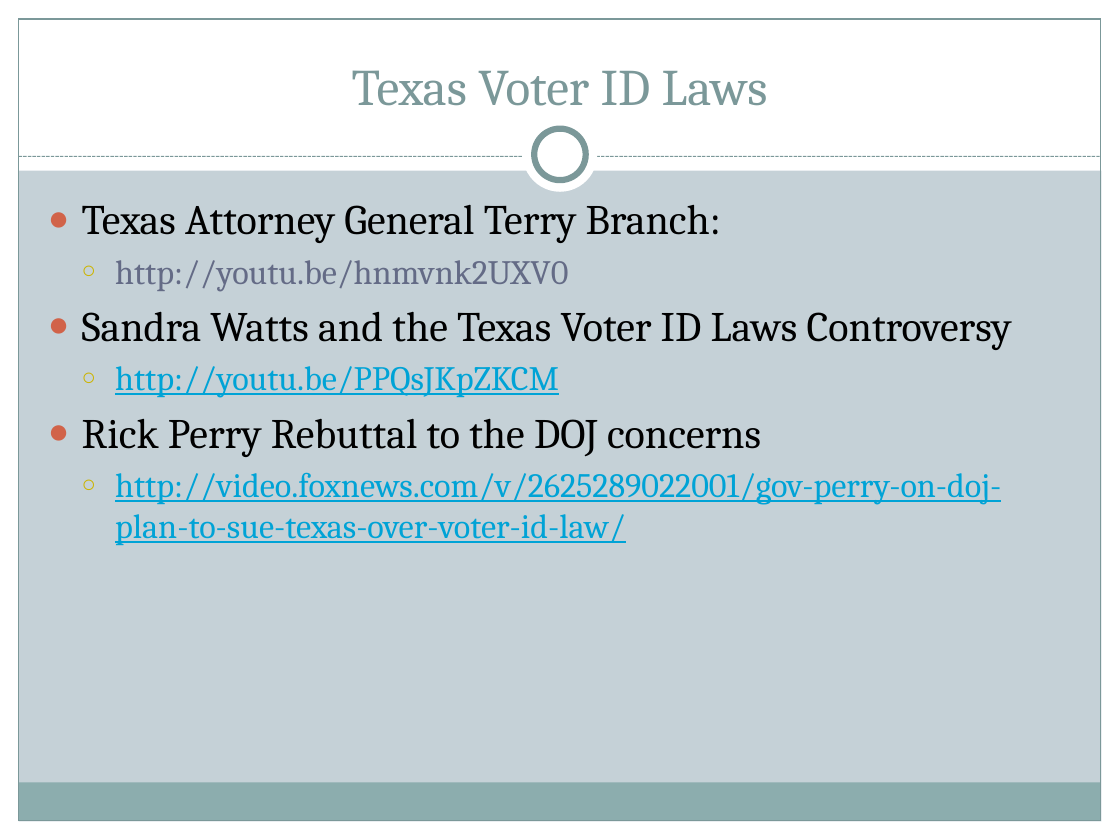
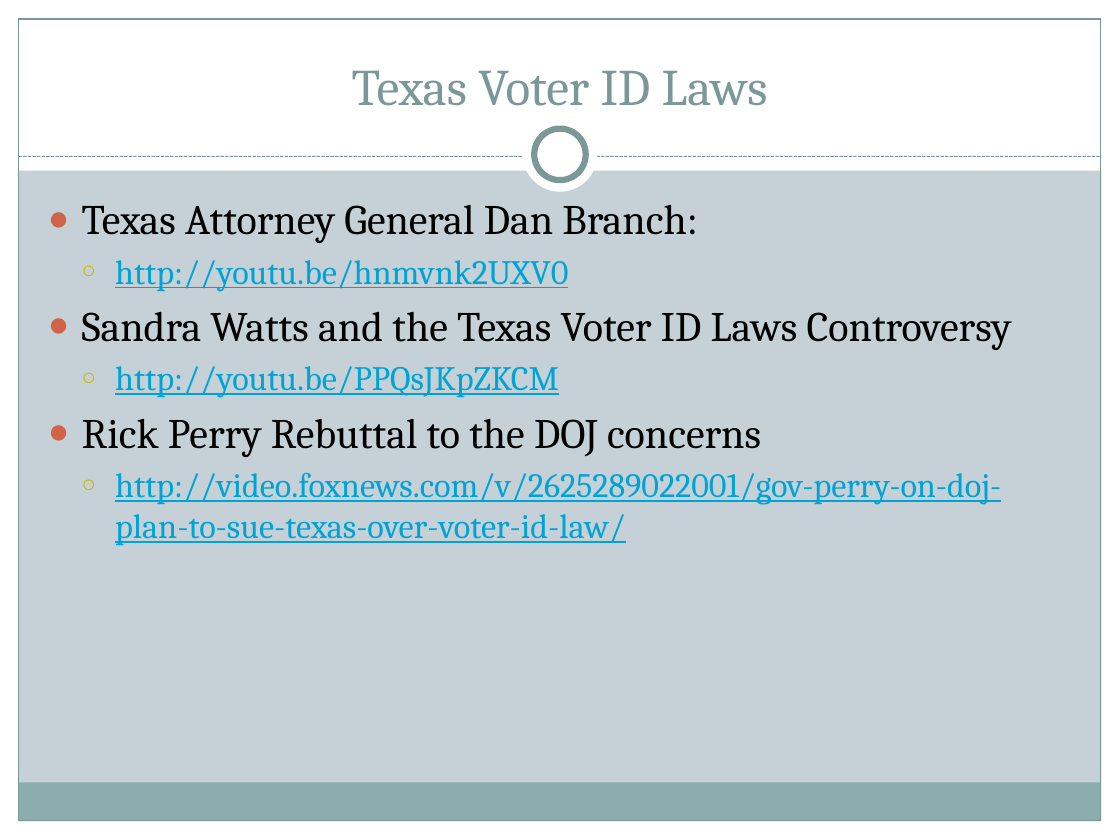
Before and after one commit to halperta/halperta.github.io, a slide deck: slide 12 of rhe306-spring2014/documents/logosLecture.pptx. Drawn at 1120x840 pixels with LibreOffice and Linux fonts; fonts in the diff are those of the drawing. Boxes give left, top, right and bottom in pixels: in the first picture for what was removed or moved away, otherwise in the second. Text is boxed around its words. In the diff, an @@ line names an element or a change of style, - is before the commit and + after.

Commit message:
updated lecture - typo

```diff
--- a/rhe306-spring2014/documents/logosLecture.pptx
+++ b/rhe306-spring2014/documents/logosLecture.pptx
@@ text at [82, 205, 697, 243]: text changed @@
-● Texas Attorney General Terry Branch:
+● Texas Attorney General Dan Branch:
@@ text at [115, 260, 568, 291]: text colour #646B86 to #00A3D6, underline on in "http://youtu.be/hnmvnk2UXV0" @@
```
Also in this commit, not shown: 1 other file.
